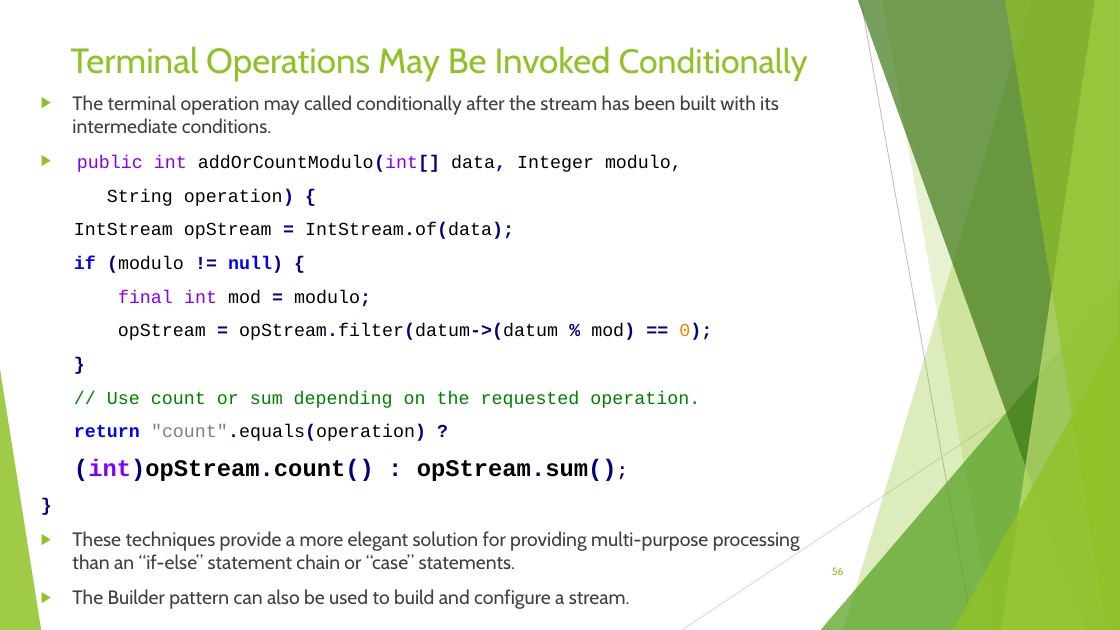
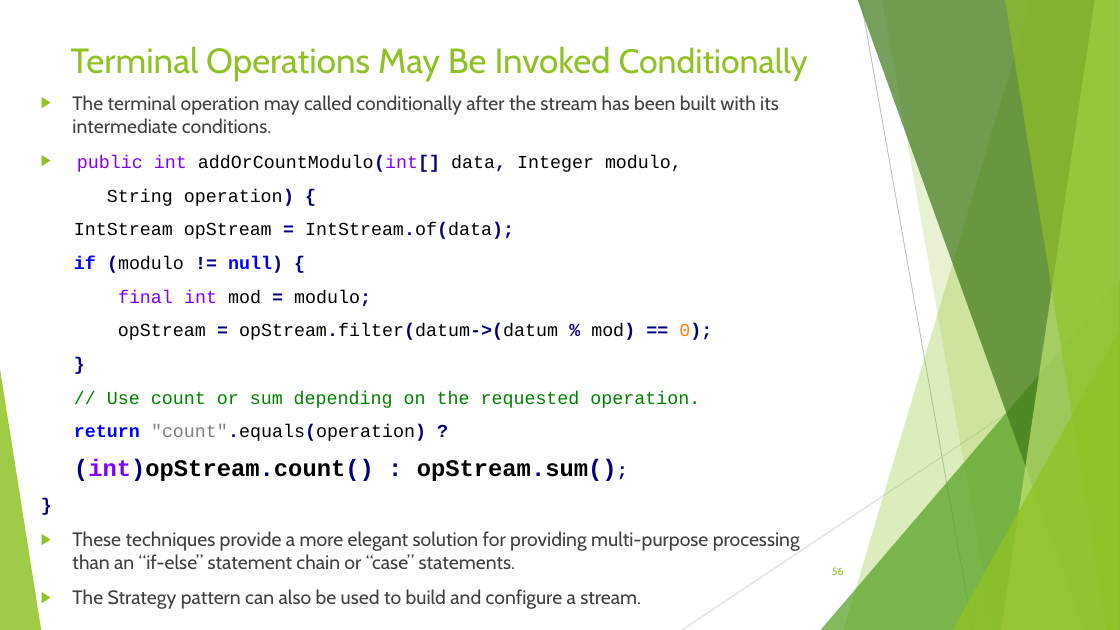
Before and after one commit to RichardRoda/2017-CodePaLOUsa-Lambda, a slide deck: slide 56 of Learning to Love the Lambda in the Stream.pptx. Drawn at 1120x630 pixels with LibreOffice and Linux fonts; fonts in the diff are those of the drawing. Boxes give left, top, right and bottom in pixels: in the first picture for what was removed or moved away, otherwise in the second. Text is boxed around its words. In the diff, an @@ line names an element or a change of style, - is before the commit and + after.

```diff
--- a/Learning to Love the Lambda in the Stream.pptx
+++ b/Learning to Love the Lambda in the Stream.pptx
@@ text at (72, 589, 641, 609): text changed @@
-▶ The Builder pattern can also be used to build and configure a stream.
+▶ The Strategy pattern can also be used to build and configure a stream.
```
Also in this commit, not shown: 13 other slides changed, 1 other file.
